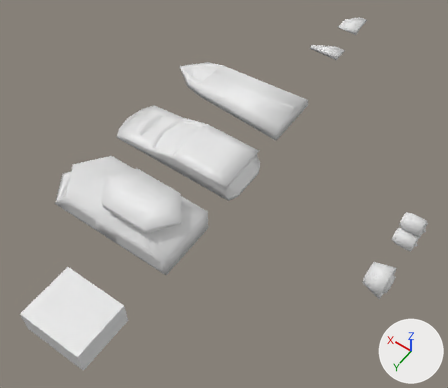
One commit to the Blender file Assets/Blender/Vehicles_Modular.blend: the scene before it, then after it.
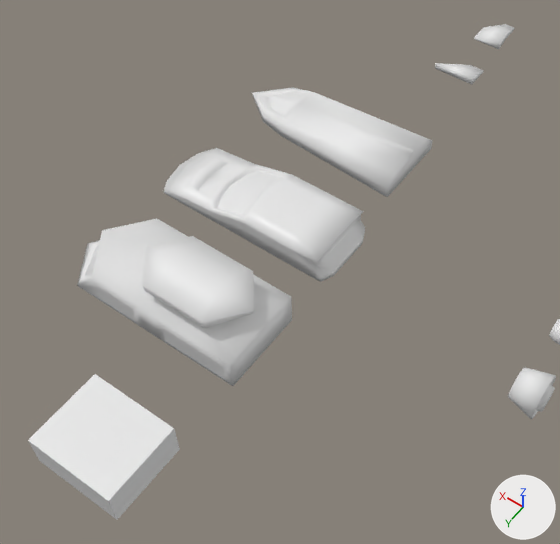
The first picture shows the older version from a 50 mm lens placed at (-7.48, 8.38, 14.73), pointed at (-0.56, -1.29, -0.48). The close-ups show both versions on the part from 0% to 89% of the width and 0% to 100% of the height of that picture; other places that the commit changed are outside them. The axes (+X, +Y, +Z) are drawn at lower right. The lights are the same throughout.

The first close-up shows 'Cube', 'Flat Wing', 'Heavy Chassis', 'Light Chassis', 'Med Chassis', 'Round Engine'.
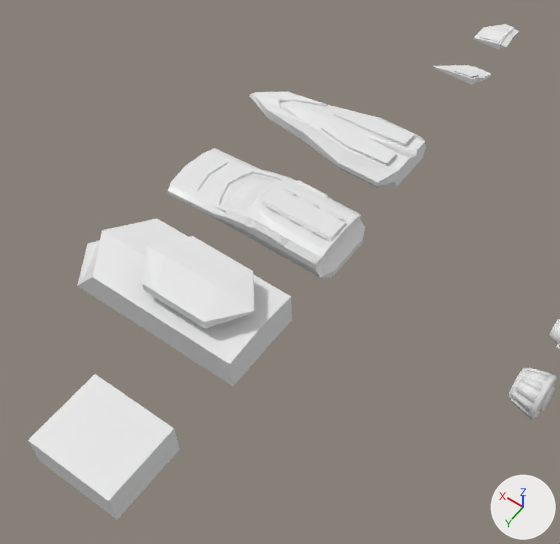
What differs and where, as boxes (x1, y1, x2, y2) in the close-ups (560 x 544 px):
'Med Chassis', reshaped
    before: (164, 148, 365, 282)
    after: (167, 148, 365, 279)
'Light Chassis', reshaped (12% shorter)
    before: (252, 87, 433, 197)
    after: (250, 92, 426, 189)
part 1 of me_cube, built on
    before: (164, 148, 365, 282)
    after: (167, 148, 365, 279)
part 2 of me_cube, shading changed
    both: (174, 153, 361, 275)
part 3 of me_cube_002, shading changed
    both: (77, 218, 292, 386)

Edits to the bpy script that builds the scene:
```text
Change me_cube:
    used by ob_med_chassis; location = (1.33, -2.01, 0.0)
    remove me_cube.from_pydata(...)  # 119 vertices, 103 faces; spans x -2.32..2.65, y -0.88..0.0, z -0.45..0.29
    add me_cube.from_pydata(...)  # 200 vertices, 179 faces; spans x -2.32..2.49, y -0.89..0.0, z -0.45..0.37
    me_cube part 1: 29 vertices moved from x -2.11..2.65, y -0.88..0.0, z -0.45..0.23 to x -2.11..2.49, y -0.85..0.0, z -0.45..0.23; 25 vertices removed from x -2.18..2.65, y -0.88..0.0, z -0.45..0.29; 106 vertices added at x -2.24..2.49, y -0.89..0.0, z -0.45..0.37
    me_cube part 2: 46 kept faces spanning x -2.32..2.49, y -0.88..0.0, z -0.45..0.29 are now shaded flat
Change me_cube_002:
    where me_cube_002.from_pydata(...)  # 91 vertices, 76 faces; spans x -2.09..2.95, y -1.03..0.0, z -0.42..1.0
    used by ob_heavy_chassis; location = (1.17, 1.02, -0.08)
    me_cube_002 part 3: all faces are now shaded flat (76 of 76 changed)
Change me_cube_001:
    used by ob_light_chassis; location = (1.46, -5.02, -0.05)
    remove me_cube_001.from_pydata(...)  # 50 vertices, 43 faces; spans x -2.19..2.61, y -1.01..0.0, z -0.28..0.47
    add me_cube_001.from_pydata(...)  # 84 vertices, 77 faces; spans x -2.32..2.68, y -0.96..0.0, z -0.28..0.47
    me_cube_001 part 4: 41 vertices removed from x -2.19..2.61, y -1.01..0.0, z -0.28..0.47; 75 vertices added at x -2.32..2.68, y -0.96..0.0, z -0.28..0.47
```
